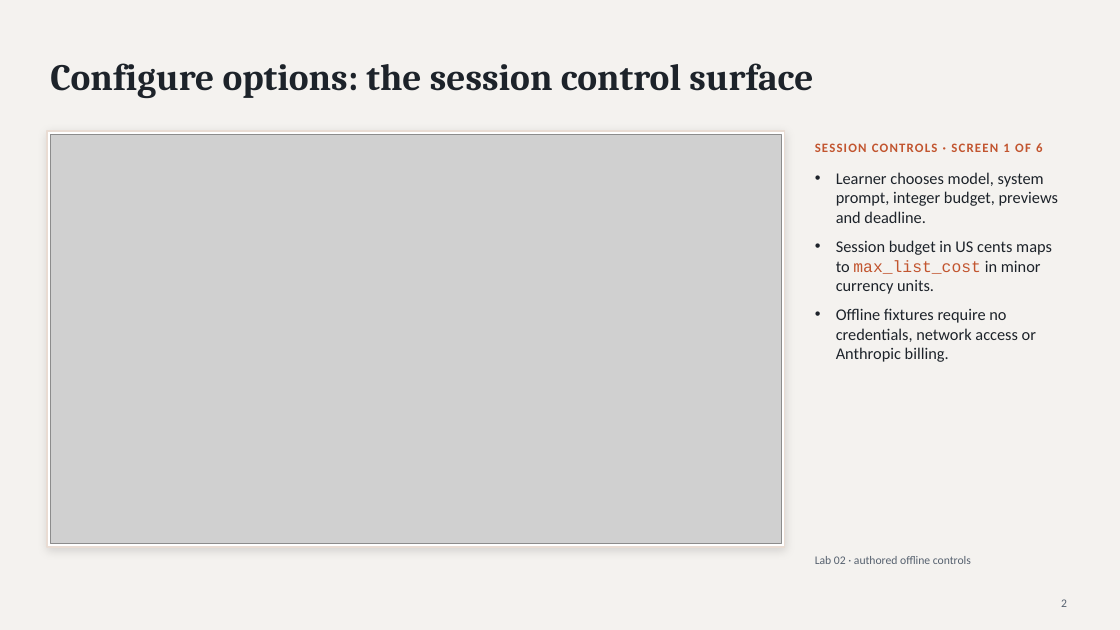
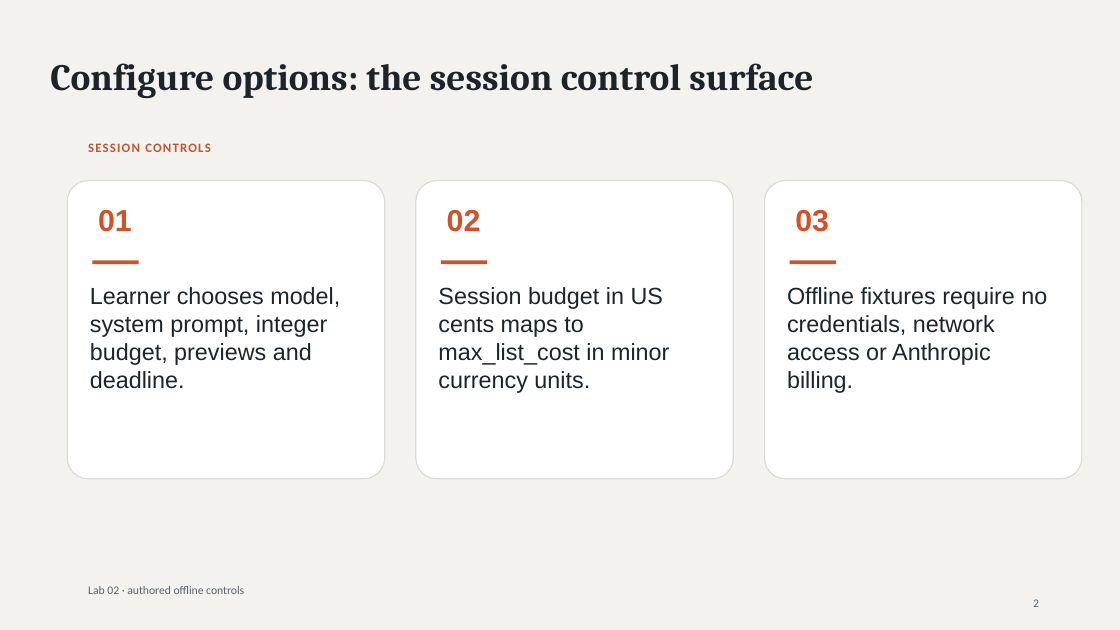
Before and after one commit to luiscoco/Udemy-claude-managed-agents-Lab-75, a slide deck: slide 2 of presentations/lab02/output/Lab02-Claude-Managed-Agents-Session-Options.pptx. Drawn at 1120x630 pixels with LibreOffice and Linux fonts; fonts in the diff are those of the drawing; grey boxes stand for pictures. Boxes give left, top, right and bottom in pixels: in the first picture for what was removed or moved away, otherwise in the second. Text is boxed around its words. In the diff, an @@ line names an element or a change of style, - is before the commit and + after.

```diff
--- a/presentations/lab02/output/Lab02-Claude-Managed-Agents-Session-Options.pptx
+++ b/presentations/lab02/output/Lab02-Claude-Managed-Agents-Session-Options.pptx
@@ rectangle removed at [47, 131, 785, 547] @@
@@ picture removed at [50, 134, 781, 544] @@
@@ text at [88, 143, 211, 152]: text changed @@
-SESSION CONTROLS · SCREEN 1 OF 6
+SESSION CONTROLS
@@ text at [836, 172, 1058, 294]: paragraphs removed @@
-• Learner chooses model, system prompt, integer budget, previews and deadline.
-• Session budget in US cents maps to max_list_cost in minor currency units.
@@ rounded rectangle added at [67, 181, 385, 479], fill #FFFFFF, outline #DADBD7 1 pt @@
@@ rounded rectangle added at [416, 181, 734, 479], fill #FFFFFF, outline #DADBD7 1 pt @@
@@ rounded rectangle added at [765, 181, 1082, 479], fill #FFFFFF, outline #DADBD7 1 pt @@
@@ text added at [98, 210, 132, 232], 26 pt, text #D45029, bold @@
+01
@@ text added at [447, 210, 481, 232], 26 pt, text #D45029, bold @@
+02
@@ text added at [795, 210, 829, 232], 26 pt, text #D45029, bold @@
+03
@@ rectangle added at [92, 260, 139, 264], fill #D45029 @@
@@ rectangle added at [441, 260, 487, 264], fill #D45029 @@
@@ rectangle added at [790, 260, 836, 264], fill #D45029 @@
@@ text added at [90, 287, 340, 389], 20 pt, text #1B252C @@
+Learner chooses model, system prompt, integer budget, previews and deadline.
@@ text added at [438, 287, 669, 393], 20 pt, text #1B252C @@
+Session budget in US cents maps to max_list_cost in minor currency units.
@@ text "Offline fixtures require no credentials, ...": place and size @@
-text "Offline fixtures require no credentials, ..." at [836, 172, 1058, 362]
+text "Offline fixtures require no credentials, ..." at [787, 287, 1047, 393]
@@ text "Offline fixtures require no credentials, ..." at [787, 287, 1047, 393]: size 14 to 20 pt, font Calibri to Arial, text colour #1D232A to #1B252C; bullet • to none; less space between paragraphs @@
@@ text "Lab 02 · authored offline ...": place and size @@
-text "Lab 02 · authored offline ..." at [815, 556, 971, 564]
+text "Lab 02 · authored offline ..." at [88, 586, 244, 594]
@@ text "2" at [1033, 599, 1039, 607]: alignment right to left @@
```
Also in this commit, not shown: 21 other slides changed, 4 slides added, 4 other files.
